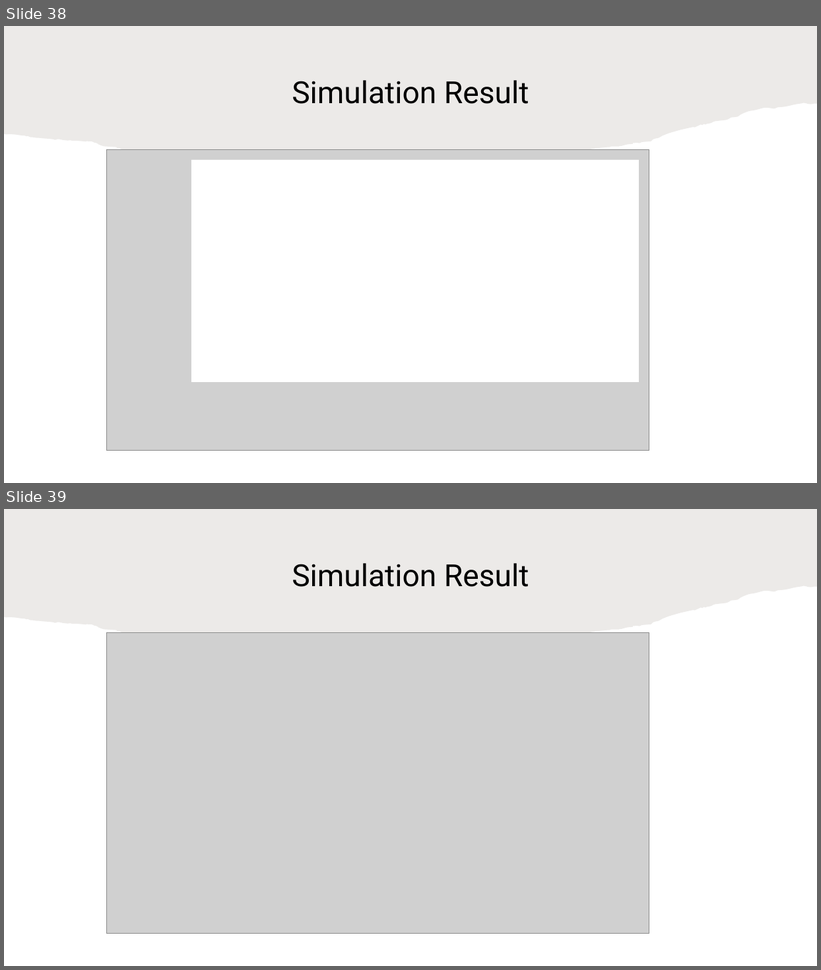
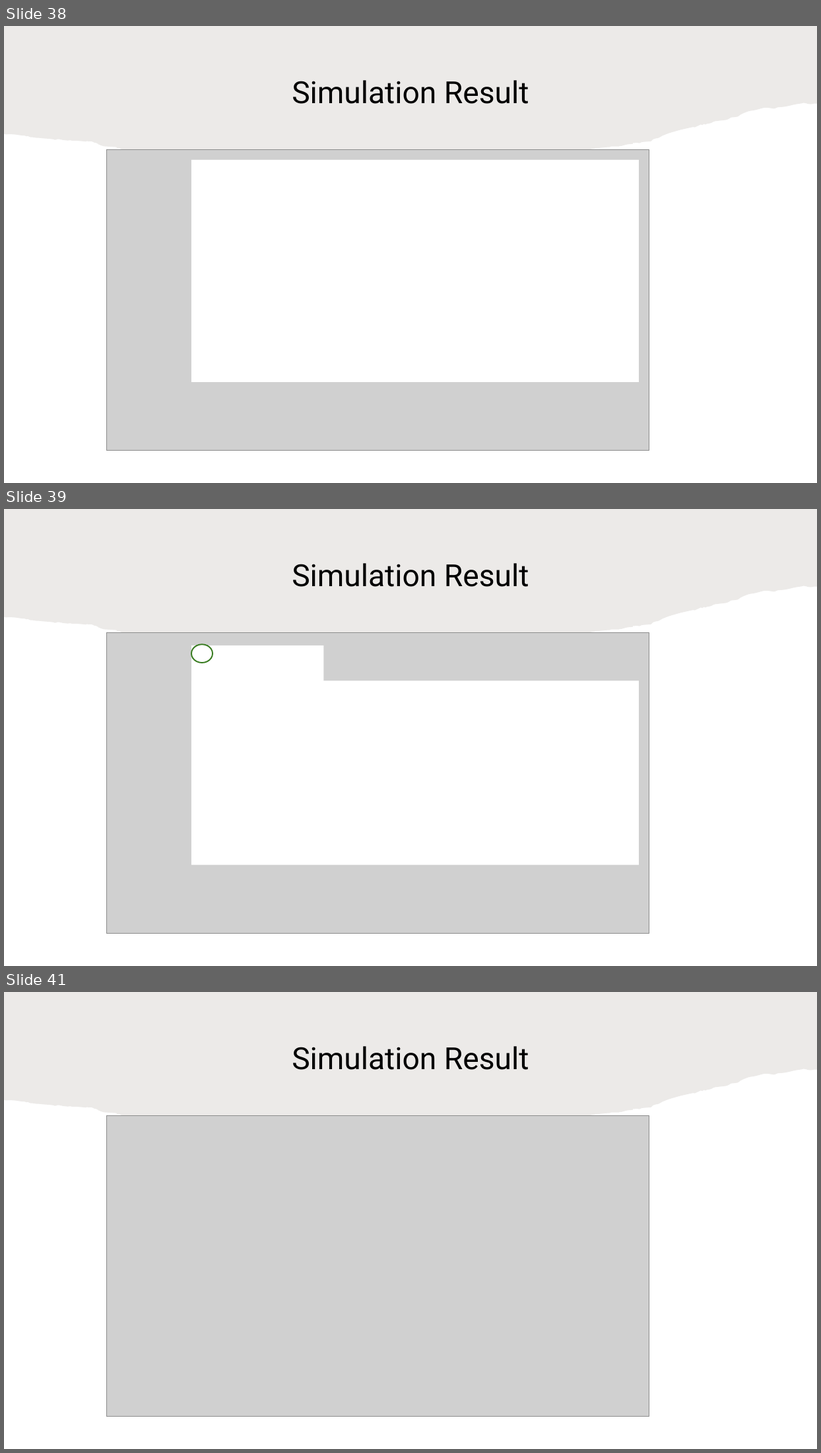
Before and after one commit to HaseebLUMS/Onyx-Presentation, a slide deck: tommy_hotnets_v2.pptx. Shown one above the other, each under a label of ours: slides 38 and 39 before the commit, slides 38, 39 and 41 after it; the slides between them are not shown. The pictures are 821x970 and 821x1453 pixels, drawn with LibreOffice and Linux fonts; fonts in the diff are those of the drawing; grey boxes stand for pictures. Boxes give left, top, right and bottom in pixels: in the first picture for what was removed or moved away, otherwise in the second. Text is boxed around its words. In the diff, an @@ line names an element or a change of style, - is before the commit and + after.

Commit message:
updated

```diff
--- a/tommy_hotnets_v2.pptx
+++ b/tommy_hotnets_v2.pptx
@@ slide 39 added at bbox=[4, 509, 817, 966], background #FFFFFF @@
@@ freeform shape added at bbox=[4, 509, 817, 648], fill #82766A at 15% opacity @@
@@ title added at bbox=[292, 563, 529, 587], 36 pt, text #000000 @@
+Simulation Result
@@ picture added at bbox=[106, 633, 649, 933] @@
@@ rectangle added at bbox=[191, 646, 323, 830], fill #FFFFFF @@
@@ ellipse added at bbox=[191, 644, 213, 663], fill #FFFFFF, outline #3B7D23 1.5 pt @@
@@ rectangle added at bbox=[191, 681, 639, 865], fill #FFFFFF @@
@@ what was slide 39 is now slide 41 @@
```
Also in this commit, not shown: 1 other slide added.
